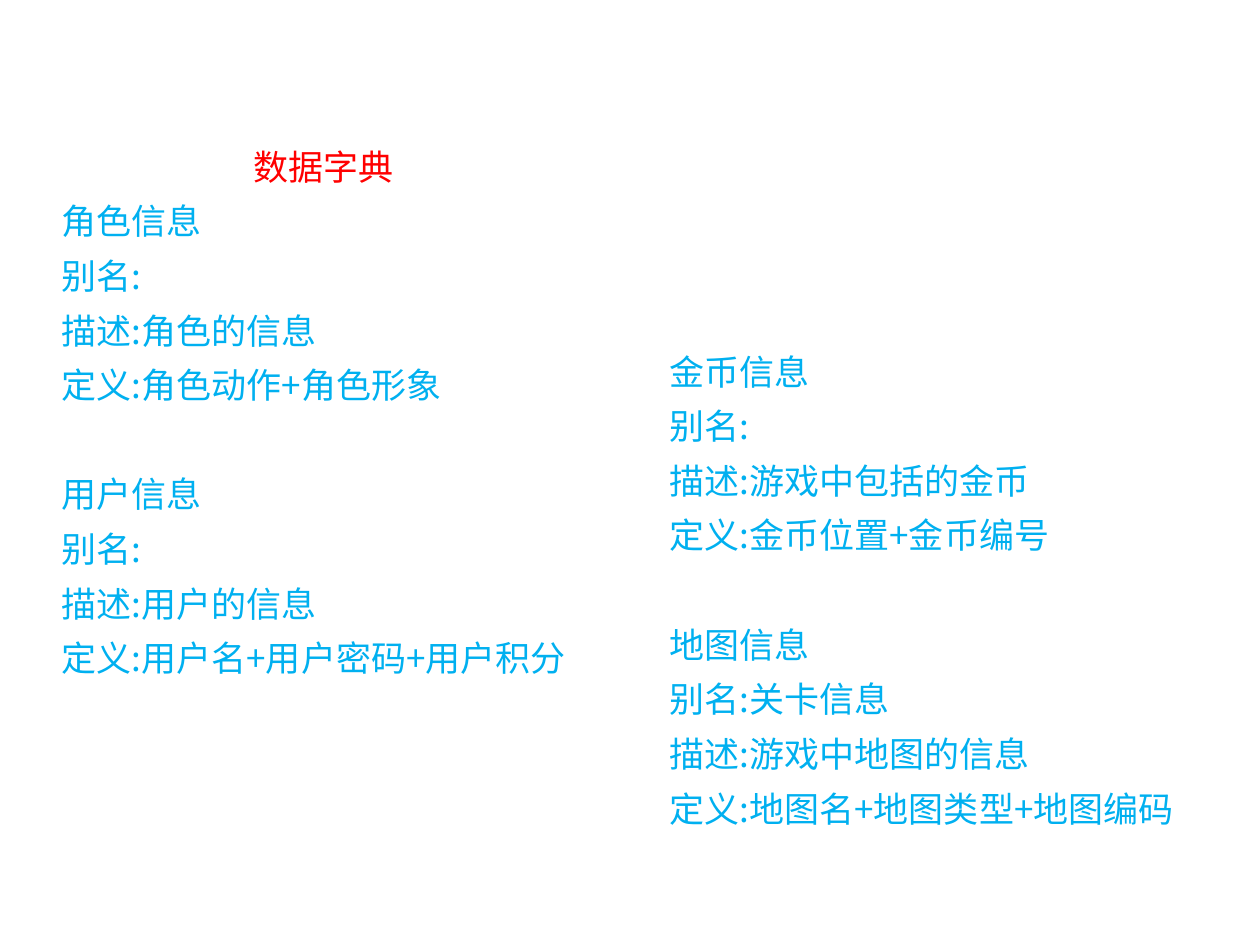
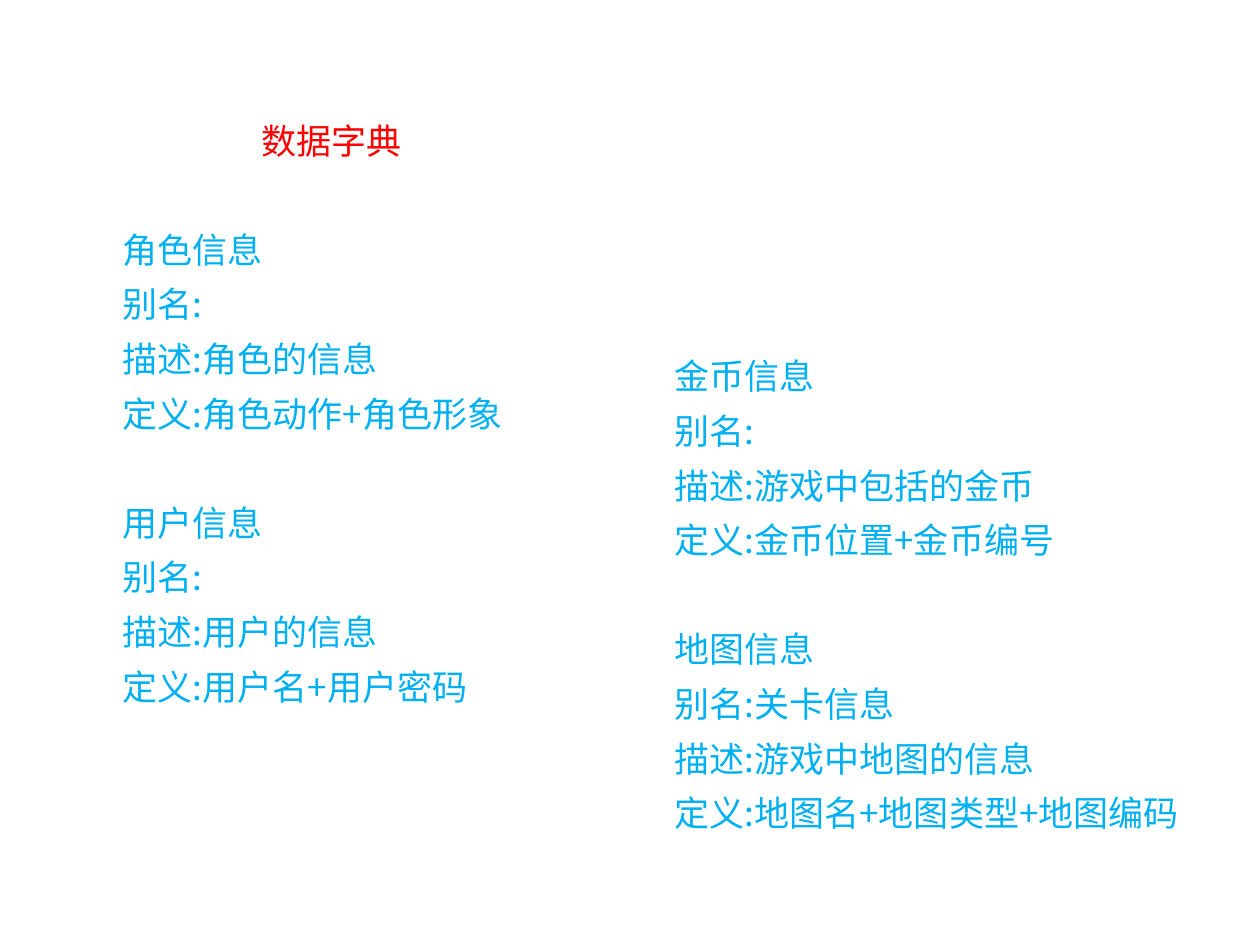
Before and after one commit to SE2018G18/SE2018-G18-Project, a slide deck: slide 17 of SE2018春-G18-项目总结.pptx. Drawn at 1260x945 pixels with LibreOffice and Linux fonts; fonts in the diff are those of the drawing; background and template pictures are left out. Boxes give left, top, right and bottom in pixels: in the first picture for what was removed or moved away, otherwise in the second. Text is boxed around its words. In the diff, an @@ line names an element or a change of style, - is before the commit and + after.

```diff
--- a/SE2018春-G18-项目总结.pptx
+++ b/SE2018春-G18-项目总结.pptx
@@ text "数据字典": place and size @@
-text "数据字典" at [61,150,565,674]
+text "数据字典" at [123,124,503,703]
@@ text "金币信息": place and size @@
-text "金币信息" at [669,355,1173,825]
+text "金币信息" at [674,359,1178,829]
@@ text at [123,670,468,703]: text changed @@
-定义:用户名+用户密码+用户积分
+定义:用户名+用户密码
```
Also in this commit, not shown: 4 other slides changed, 15 other files.
